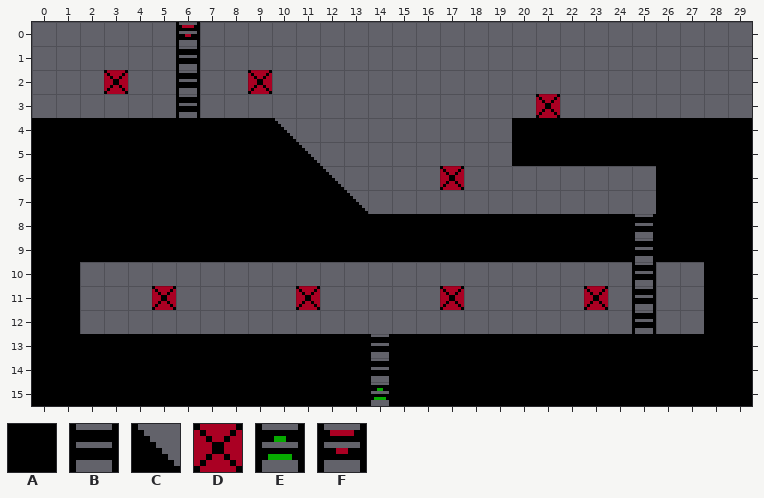
Two versions of a level (Tiled map, Assets/Source/World/Rooms/basic1.tmx). The picture above is the old version.
Cells are 8x8 px. Shown: x 0..29, y 0..15.
Key: from "RoomShaper": A 0, B 1, C 3, D 4, E 5, F 6.
_ is an empty cell.
Layers that did not change in this view are not listed.
Layer "Geometry" before, first column x 0:
 0 ______F_______________________
 1 ______B_______________________
 2 ___D__B__D____________________
 3 ______B______________D________
 4 AAAAAAAAAAC_________AAAAAAAAAA
 5 AAAAAAAAAAAC________AAAAAAAAAA
 6 AAAAAAAAAAAAC____D________AAAA
 7 AAAAAAAAAAAAAC____________AAAA
 8 AAAAAAAAAAAAAAAAAAAAAAAAABAAAA
 9 AAAAAAAAAAAAAAAAAAAAAAAAABAAAA
10 AA_______________________B__AA
11 AA___D_____D_____D_____D_B__AA
12 AA_______________________B__AA
13 AAAAAAAAAAAAAABAAAAAAAAAAAAAAA
14 AAAAAAAAAAAAAABAAAAAAAAAAAAAAA
15 AAAAAAAAAAAAAAEAAAAAAAAAAAAAAA
After the commit:
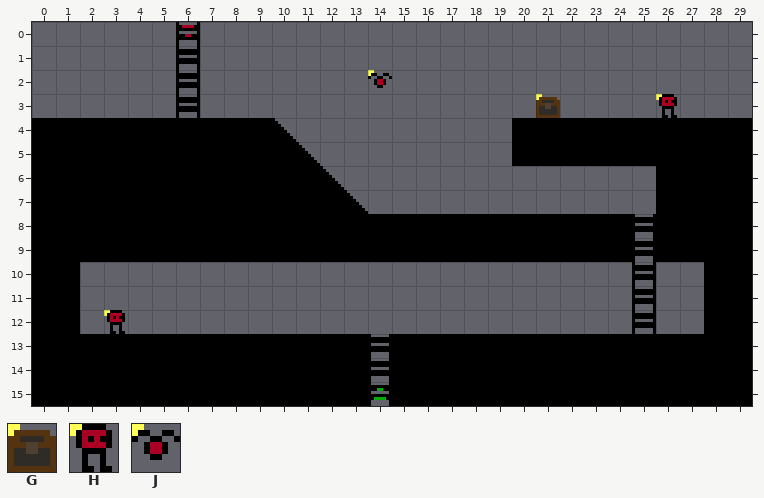
Further tiles: from "RoomShaper": G 24, H 25, J 26.
Tiles of an added or newly shown layer are drawn over the layers below it.
The edit:
Changed rows in their new state; . is an unchanged cell.
Layer "Geometry":
first column x 3:
 2 _....._............
 3 .................._
 6 .............._....
first column x 5:
11 _....._....._....._
Layer "Spawns" (added):
first column x 14:
 2 J............
 3 .......G....H
first column x 3:
12 H
